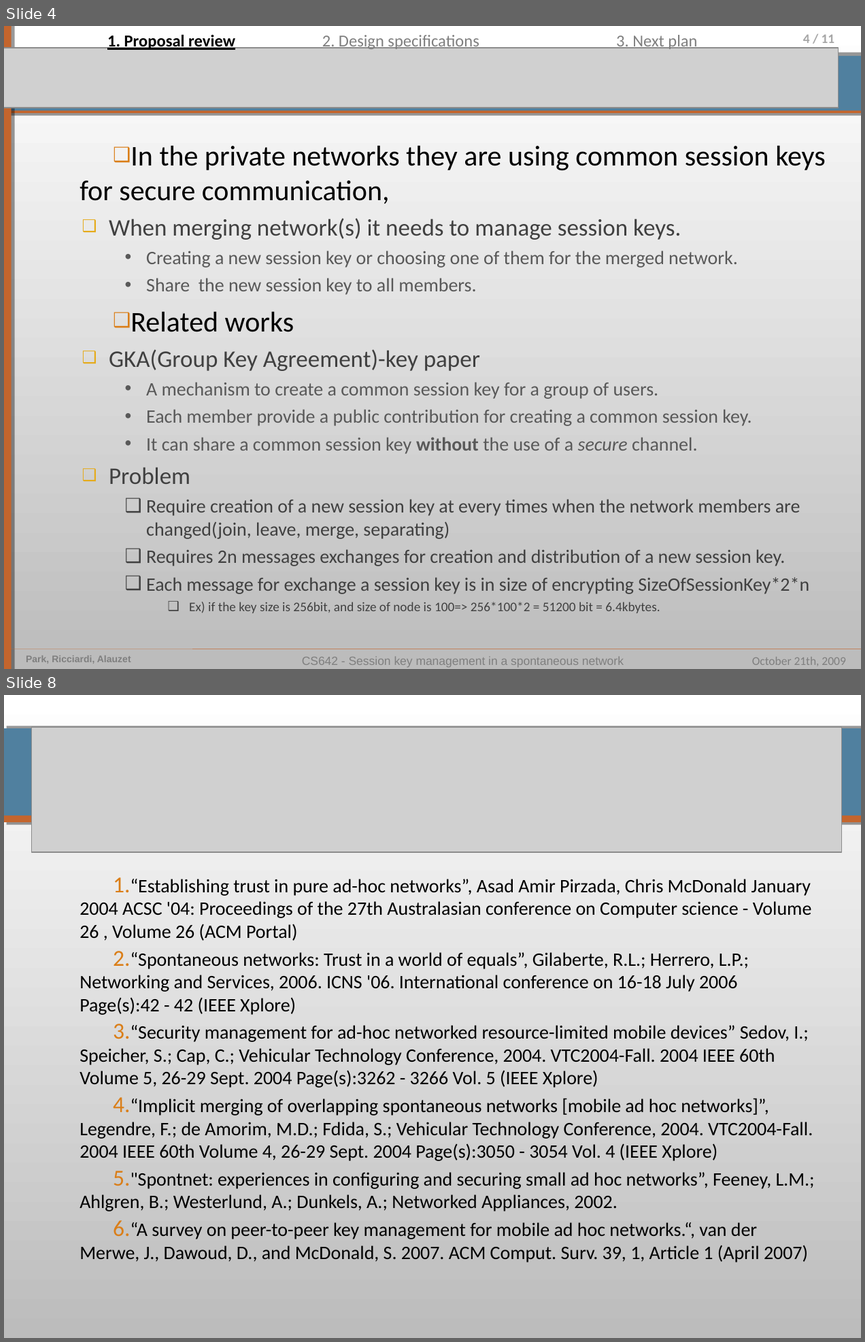
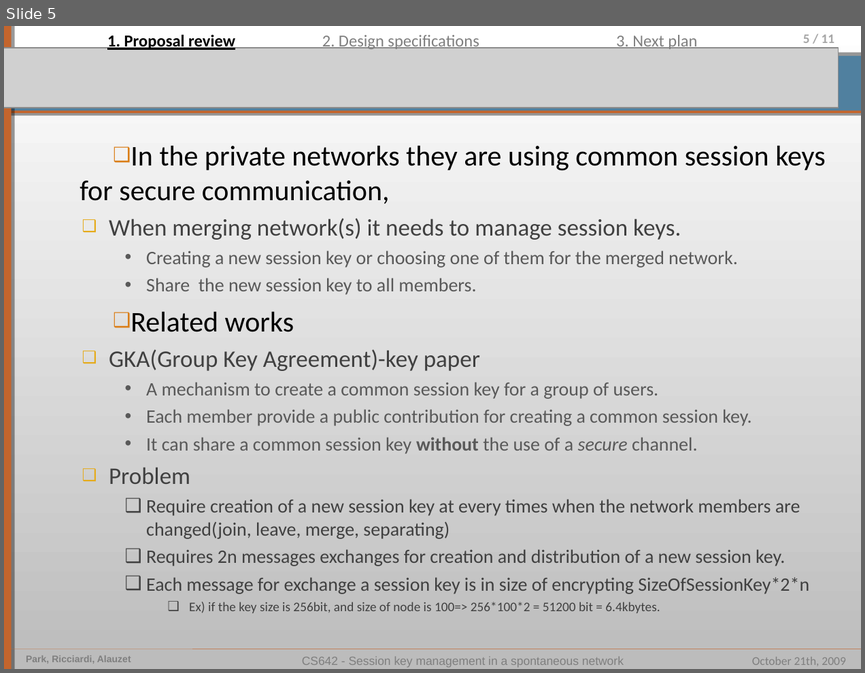
Before and after one commit to pierrealauzet/skemasnet, a slide deck: 3_design/CS462_Skemasnet_design.ppt. Shown one above the other, each under a label of ours: slides 4 and 8 before the commit, slide 5 after it; the slides between them are not shown. The pictures are 865x1342 and 865x673 pixels, drawn with LibreOffice and Linux fonts; fonts in the diff are those of the drawing; grey boxes stand for pictures. Boxes give left, top, right and bottom in pixels: in the first picture for what was removed or moved away, otherwise in the second. Text is boxed around its words. In the diff, an @@ line names an element or a change of style, - is before the commit and + after.

```diff
--- a/3_design/CS462_Skemasnet_design.ppt
+++ b/3_design/CS462_Skemasnet_design.ppt
@@ slide 8 removed at <box>4,695,861,1338</box>, background gradient #BCBCBC to #FFFFFF @@
@@ rectangle removed at <box>4,728,861,816</box> @@
@@ picture removed at <box>31,727,841,852</box> @@
@@ rectangle removed at <box>4,816,861,823</box> @@
@@ text removed at <box>79,879,815,1262</box> @@
-1. “Establishing trust in pure ad-hoc networks”, Asad Amir Pirzada, Chris McDonald January 2004 ACSC '04: Proceedings of the 27th Australasian conference on Computer science - Volume 26 , Volume 26 (ACM Portal)
-2. “Spontaneous networks: Trust in a world of equals”, Gilaberte, R.L.; Herrero, L.P.; Networking and Services, 2006. ICNS '06. International conference on 16-18 July 2006 Page(s):42 - 42 (IEEE Xplore)
-3. “Security management for ad-hoc networked resource-limited mobile devices” Sedov, I.; Speicher, S.; Cap, C.; Vehicular Technology Conference, 2004. VTC2004-Fall. 2004 IEEE 60th Volume 5, 26-29 Sept. 2004 Page(s):3262 - 3266 Vol. 5 (IEEE Xplore)
-4. “Implicit merging of overlapping spontaneous networks [mobile ad hoc networks]”, Legendre, F.; de Amorim, M.D.; Fdida, S.; Vehicular Technology Conference, 2004. VTC2004-Fall. 2004 IEEE 60th Volume 4, 26-29 Sept. 2004 Page(s):3050 - 3054 Vol. 4 (IEEE Xplore)
-5. "Spontnet: experiences in configuring and securing small ad hoc networks”, Feeney, L.M.; Ahlgren, B.; Westerlund, A.; Dunkels, A.; Networked Appliances, 2002.
-6. “A survey on peer-to-peer key management for mobile ad hoc networks.“, van der Merwe, J., Dawoud, D., and McDonald, S. 2007. ACM Comput. Surv. 39, 1, Article 1 (April 2007)
@@ what was slide 4 is now slide 5 @@
@@ page number at <box>803,34,835,43</box>: text changed @@
-4 / 11
+5 / 11
```
Also in this commit, not shown: 3 slides changed, 10 slides added, 1 other slide removed, 1 other file.
